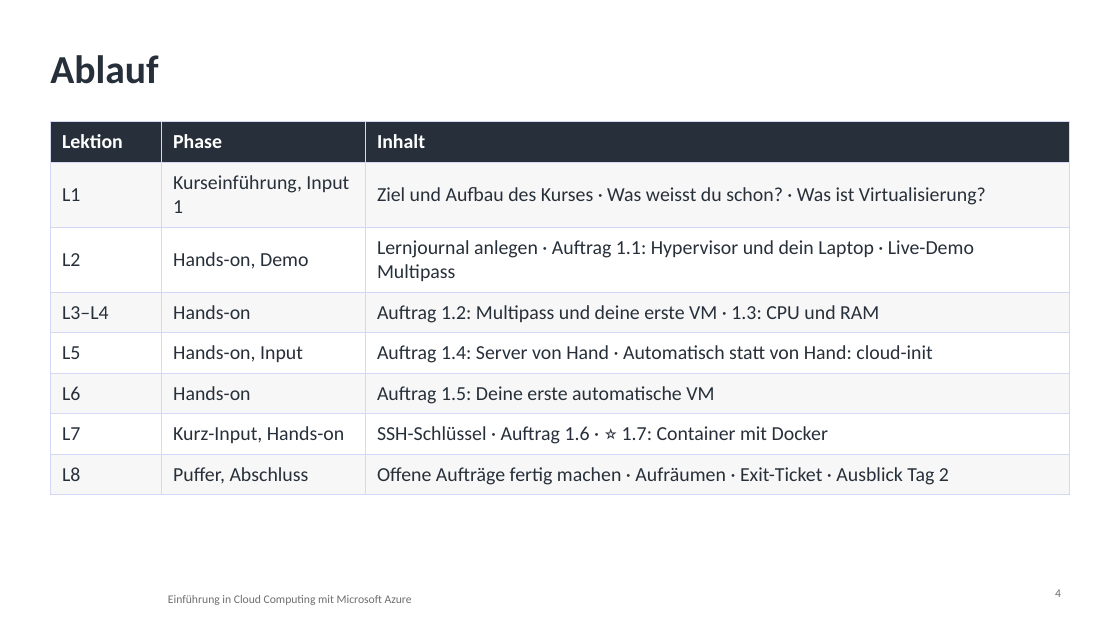
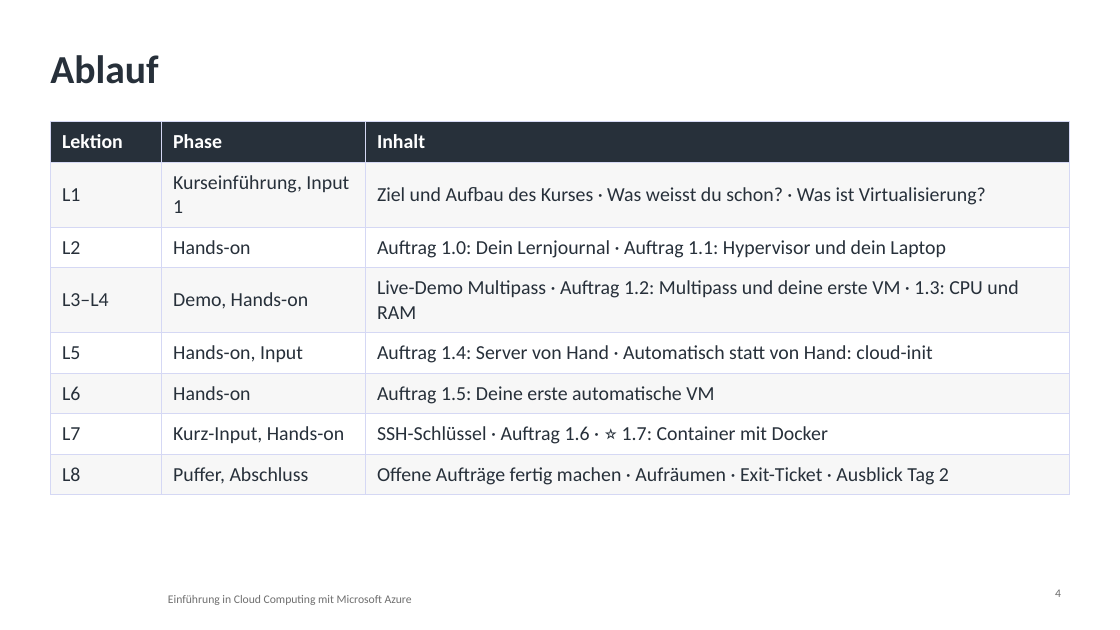
Before and after one commit to pat-teacher/azure-basics-training, a slide deck: slide 4 of praesentationen/tag-1-virtualisierung.pptx. Drawn at 1120x630 pixels with LibreOffice and Linux fonts; fonts in the diff are those of the drawing; background and template pictures are left out. Boxes give left, top, right and bottom in pixels: in the first picture for what was removed or moved away, otherwise in the second. Text is boxed around its words. In the diff, an @@ line names an element or a change of style, - is before the commit and + after.

```diff
--- a/praesentationen/tag-1-virtualisierung.pptx
+++ b/praesentationen/tag-1-virtualisierung.pptx
@@ table at (x1=50, y1=122, x2=1070, y2=489) @@
-row 3, column 2: Hands-on, Demo
+row 3, column 2: Hands-on
-row 3, column 3: Lernjournal anlegen · Auftrag 1.1: Hypervisor und dein Laptop · Live-Demo Multipass
+row 3, column 3: Auftrag 1.0: Dein Lernjournal · Auftrag 1.1: Hypervisor und dein Laptop
-row 4, column 2: Hands-on
+row 4, column 2: Demo, Hands-on
-row 4, column 3: Auftrag 1.2: Multipass und deine erste VM · 1.3: CPU und RAM
+row 4, column 3: Live-Demo Multipass · Auftrag 1.2: Multipass und deine erste VM · 1.3: CPU und RAM
```
Also in this commit, not shown: 1 other slide changed, 12 other files.
